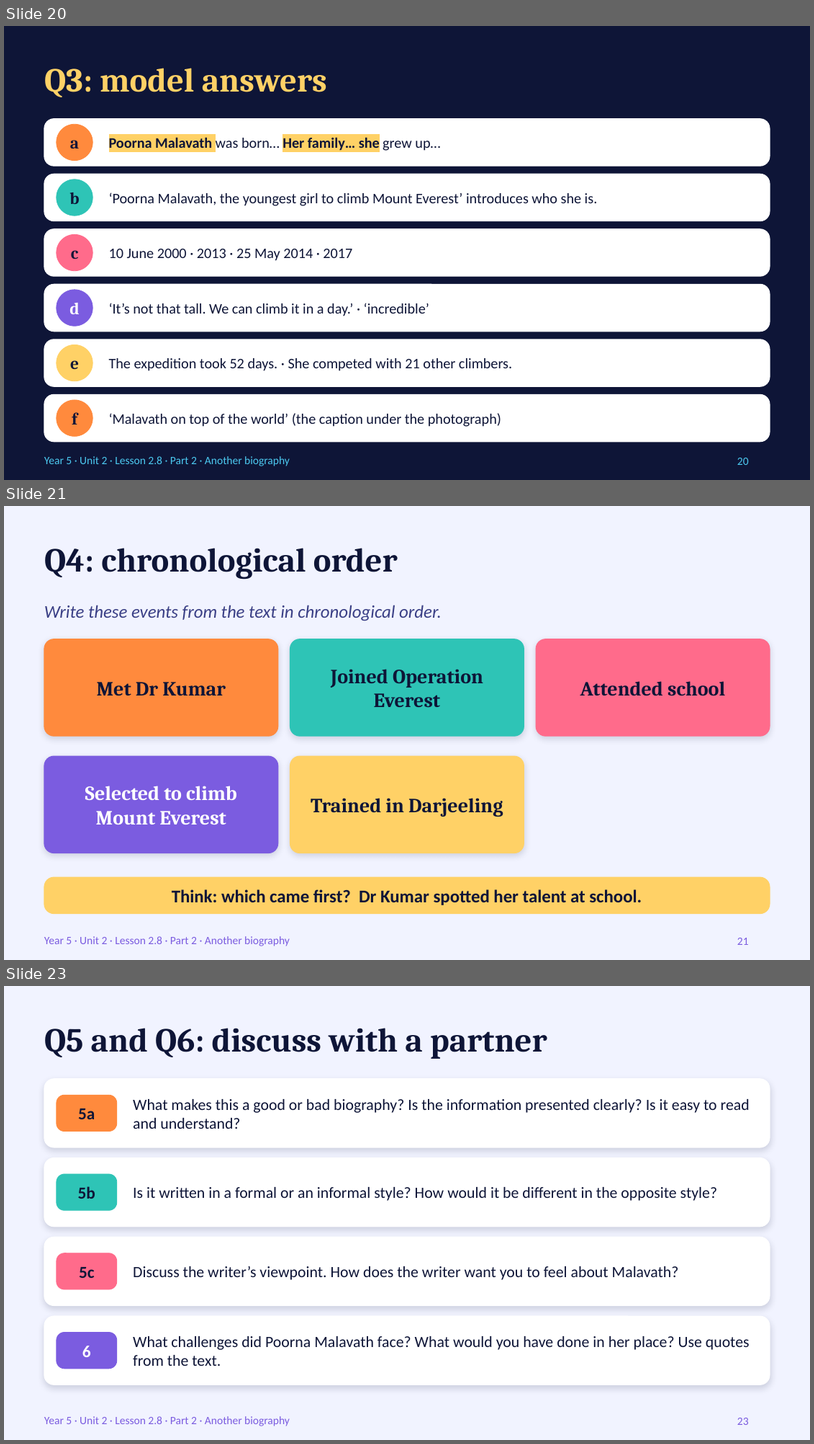
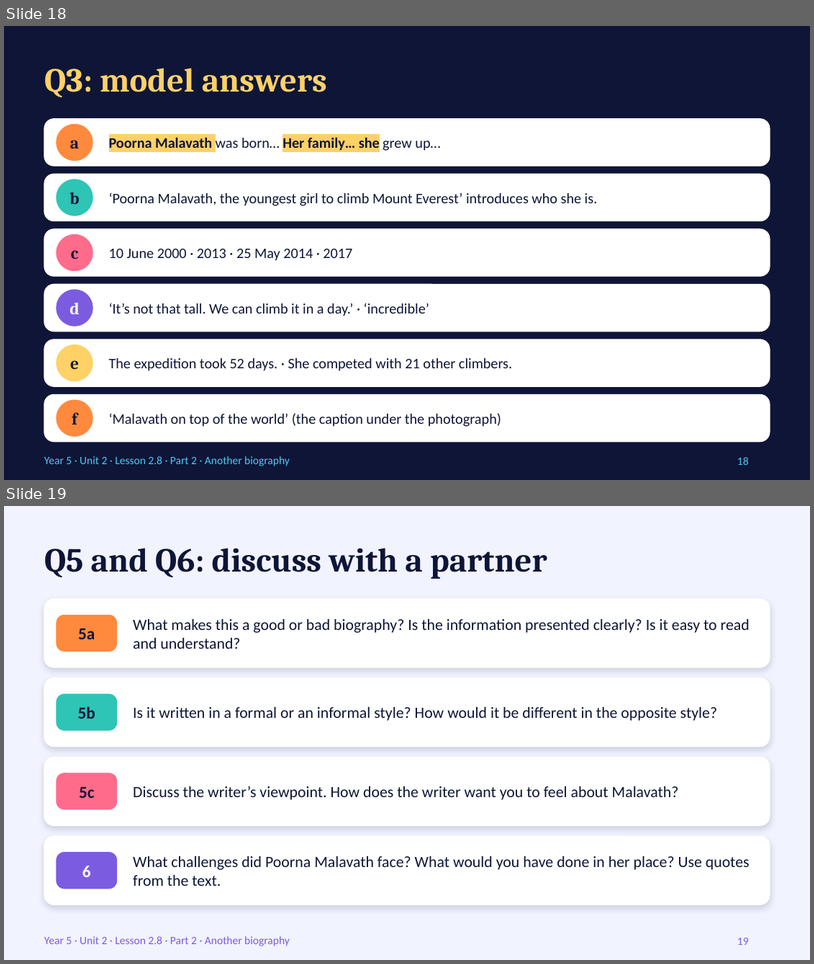
Before and after one commit to cobraarsgb6-hub/primary-exam-system, a slide deck: resources/coligo/Ali/English 105/Unit2_Lesson2.8_Part2_Another_Biography.pptx. Shown one above the other, each under a label of ours: slides 20, 21 and 23 before the commit, slides 18 and 19 after it; the slides between them are not shown. The pictures are 814x1444 and 814x964 pixels, drawn with LibreOffice and Linux fonts; fonts in the diff are those of the drawing. Boxes give left, top, right and bottom in pixels: in the first picture for what was removed or moved away, otherwise in the second. Text is boxed around its words. In the diff, an @@ line names an element or a change of style, - is before the commit and + after.

```diff
--- a/resources/coligo/Ali/English 105/Unit2_Lesson2.8_Part2_Another_Biography.pptx
+++ b/resources/coligo/Ali/English 105/Unit2_Lesson2.8_Part2_Another_Biography.pptx
@@ slide 21 removed at [4, 506, 810, 960], background #FFFFFF; not listed: 2 template elements that a slide beside it also shows @@
@@ title removed at [44, 548, 398, 579] @@
-Q4: chronological order
@@ text removed at [44, 605, 442, 621] @@
-Write these events from the text in chronological order.
@@ rounded rectangle removed at [44, 639, 278, 736] @@
@@ rounded rectangle removed at [291, 639, 524, 736] @@
@@ rounded rectangle removed at [536, 639, 770, 736] @@
@@ text removed at [331, 669, 484, 707] @@
-Joined Operation Everest
@@ text removed at [97, 682, 226, 696] @@
-Met Dr Kumar
@@ text removed at [581, 681, 725, 696] @@
-Attended school
@@ rounded rectangle removed at [44, 756, 278, 853] @@
@@ rounded rectangle removed at [291, 756, 524, 853] @@
@@ text removed at [85, 785, 237, 824] @@
-Selected to climb Mount Everest
@@ text removed at [311, 798, 503, 816] @@
-Trained in Darjeeling
@@ rounded rectangle removed at [44, 877, 770, 914] @@
@@ text removed at [172, 889, 642, 905] @@
-Think: which came first? Dr Kumar spotted her talent at school.
@@ page number removed at [738, 937, 749, 944] @@
-21
@@ what was slide 20 is now slide 18 @@
@@ page number at [738, 457, 749, 464]: text changed @@
-20
+18
@@ what was slide 23 is now slide 19 @@
@@ page number at [738, 937, 749, 944]: text changed @@
-23
+19
```
Also in this commit, not shown: 6 slides changed, 2 slides added, 6 other slides removed, 7 other files.
